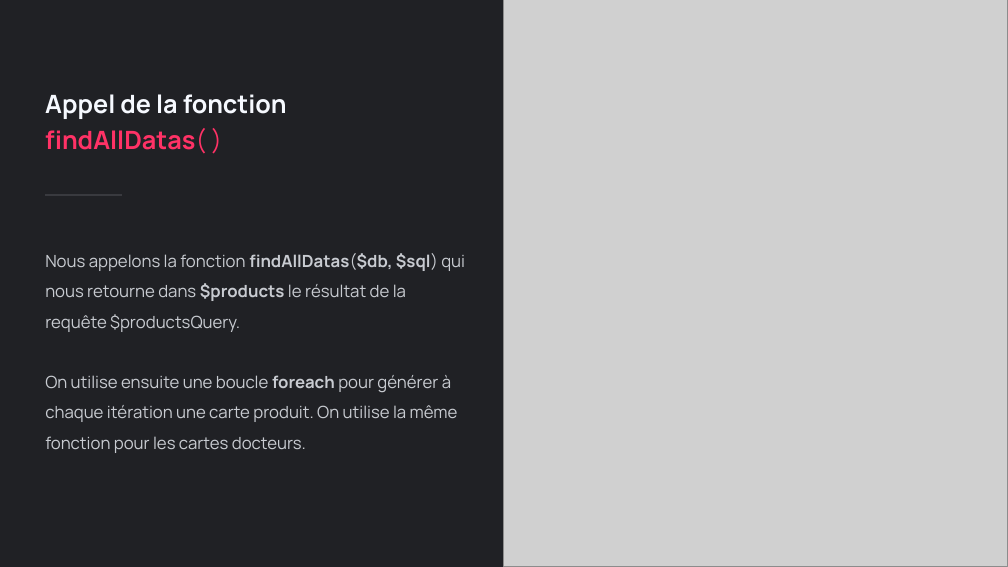
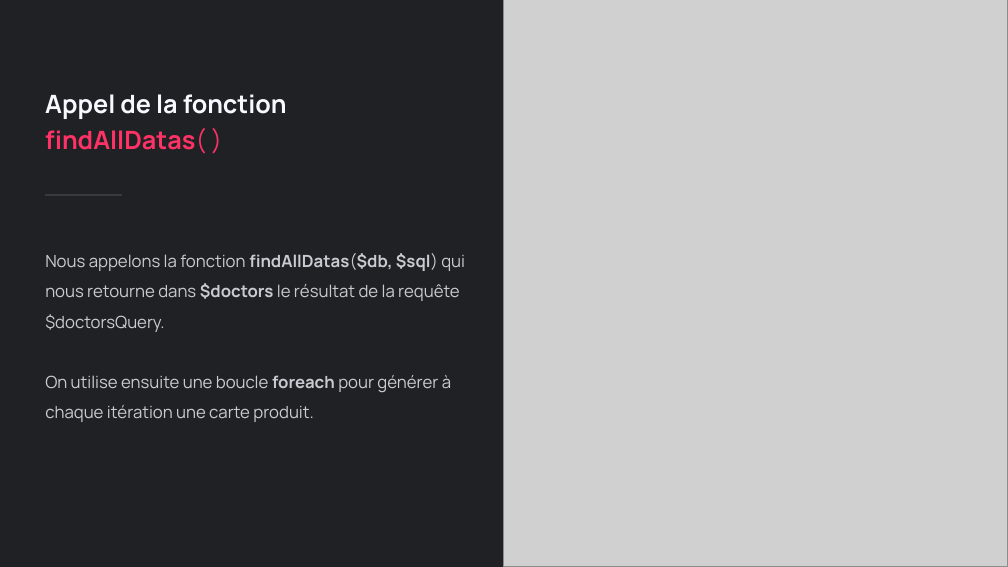
Before and after one commit to gpuberos/brief-medbdd, a slide deck: slide 17 of docs/slideshow/BRIEF - Wonderland Pharma - Création d'un site web dynamique qui interagit avec une base de données.pptx. Drawn at 1008x567 pixels with LibreOffice and Linux fonts; fonts in the diff are those of the drawing; grey boxes stand for pictures. Boxes give left, top, right and bottom in pixels: in the first picture for what was removed or moved away, otherwise in the second. Text is boxed around its words. In the diff, an @@ line names an element or a change of style, - is before the commit and + after.

```diff
--- a/docs/slideshow/BRIEF - Wonderland Pharma - Création d'un site web dynamique qui interagit avec une base de données.pptx
+++ b/docs/slideshow/BRIEF - Wonderland Pharma - Création d'un site web dynamique qui interagit avec une base de données.pptx
@@ text at box(45, 253, 465, 422): text changed @@
-Nous appelons la fonction findAllDatas($db, $sql) qui nous retourne dans $products le résultat de la requête $productsQuery.
-On utilise ensuite une boucle foreach pour générer à chaque itération une carte produit. On utilise la même fonction pour les cartes docteurs.
+Nous appelons la fonction findAllDatas($db, $sql) qui nous retourne dans $doctors le résultat de la requête $doctorsQuery.
+On utilise ensuite une boucle foreach pour générer à chaque itération une carte produit.
```
Also in this commit, not shown: 1 other slide changed, 2 slides added, 2 other files.
